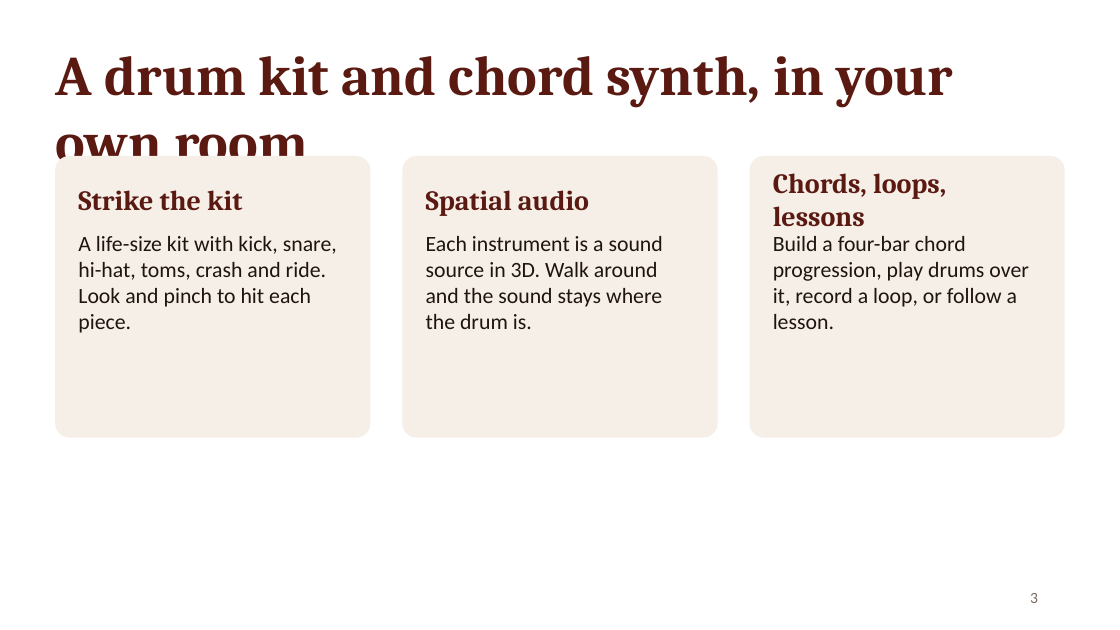
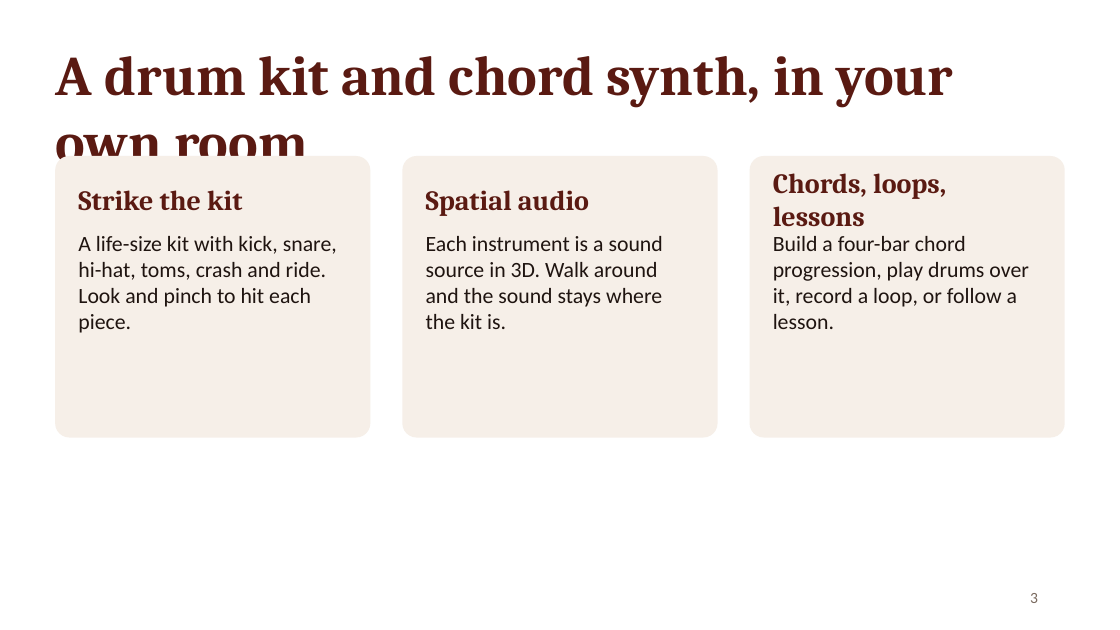
Before and after one commit to chamathyashohara/SoundSpace-visionOS, a slide deck: slide 3 of Docs/Pitch/SoundSpace-Pitch.pptx. Drawn at 1120x630 pixels with LibreOffice and Linux fonts; fonts in the diff are those of the drawing. Boxes give left, top, right and bottom in pixels: in the first picture for what was removed or moved away, otherwise in the second. Text is boxed around its words. In the diff, an @@ line names an element or a change of style, - is before the commit and + after.

```diff
--- a/Docs/Pitch/SoundSpace-Pitch.pptx
+++ b/Docs/Pitch/SoundSpace-Pitch.pptx
@@ text at [426,236,663,329]: text changed @@
-Each instrument is a sound source in 3D. Walk around and the sound stays where the drum is.
+Each instrument is a sound source in 3D. Walk around and the sound stays where the kit is.
```
Also in this commit, not shown: 4 other slides changed, 20 other files.
